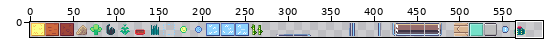
Sprite sheet: assets/spritesheet.png. The picture above shows the old version from afar; the outline marks the close-up.
Close-up. Before the commit:
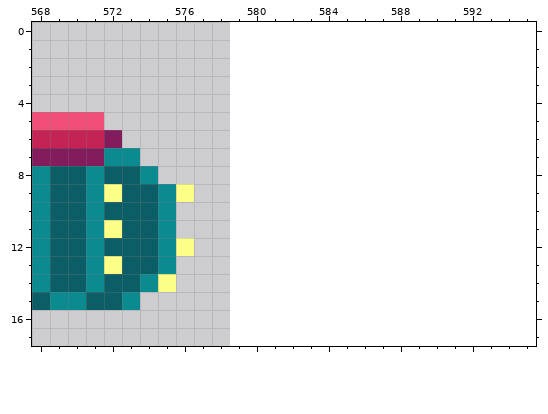
The file is 579x18 pixels. Colours within 5 levels of each other are drawn and written as one. Shown: x 568..595, y 0..17. The old version is drawn lined up with the new one, on the new canvas.
And afterwards:
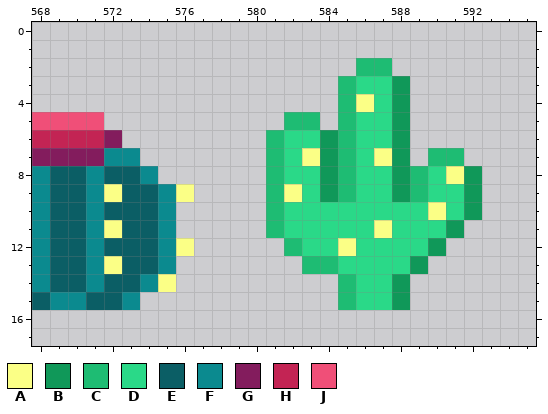
Palette (. is transparent): A #fbff86  B #109859  C #1ebc73  D #2ad988  E #0b5e65  F #0b8a8f  G #831c5d  H #c32454  J #f04f78
Diff:
canvas 579x18 -> 596x18
There is now colour A in row 4 at x 586; in row 7 at x 583 and 587; in row 8 at x 591; in row 9 at x 582; in row 10 at x 590; in row 11 at x 587.
There is now colour A in row 12 at x 585.
There is now colour B in rows 3 to 5 at x 588; in rows 6 to 7 at x 584 and 588; in rows 8 to 9 at x 584, 588 and 592; in row 10 at x 592; in row 11 at x 591; in row 12 at x 590.
There is now colour B in row 13 at x 589; in rows 14 to 15 at x 588.
There is now colour C in row 2 at x 586 to 587; in rows 3 to 4 at x 585; in row 5 at x 582 to 583 and 585; in row 6 at x 581 and 585; in row 7 at x 581, 585 and 590 to 591; in rows 8 to 9 at x 581, 585 and 589.
There is now colour C in rows 10 to 11 at x 581; in row 12 at x 582; in row 13 at x 583 to 584; in rows 14 to 15 at x 585.
There is now colour D in row 3 at x 586 to 587; in row 4 at x 587; in row 5 at x 586 to 587; in row 6 at x 582 to 583 and 586 to 587; in row 7 at x 582 and 586; in row 8 at x 582 to 583, 586 to 587 and 590.
There is now colour D in row 9 at x 583, 586 to 587 and 590 to 591; in row 10 at x 582 to 589 and 591; in row 11 at x 582 to 586 and 588 to 590; in row 12 at x 583 to 584 and 586 to 589; in row 13 at x 585 to 588; in rows 14 to 15 at x 586 to 587.
Where, in picture pixels (left, top, right, bottom), the same in both close-ups:
added: (266, 58, 482, 310)
